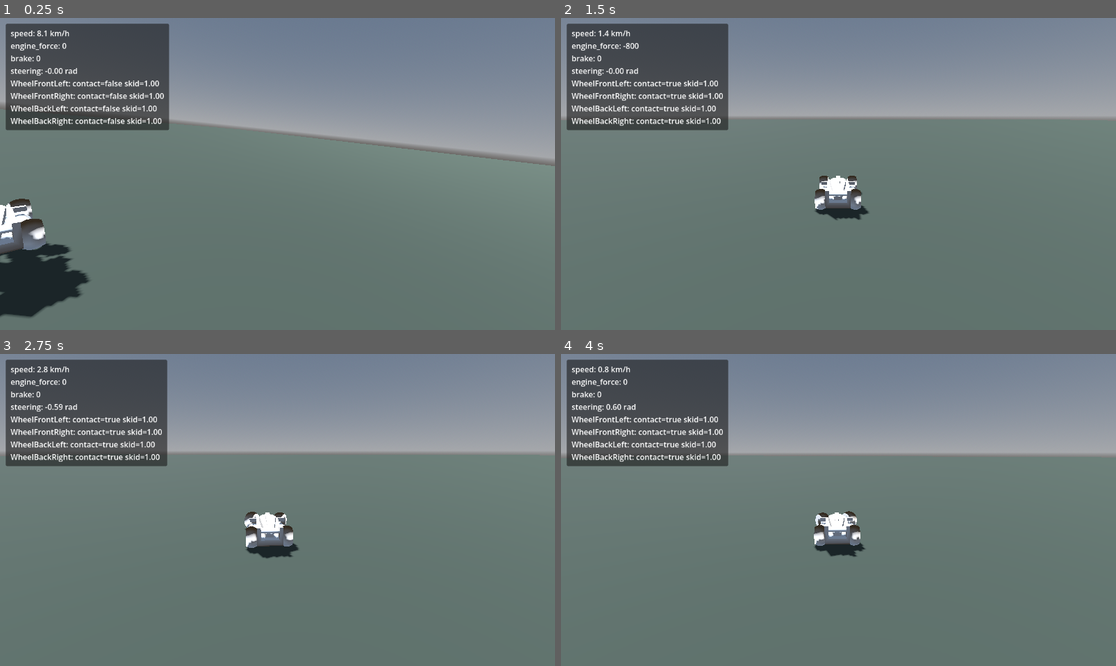
Above: before the commit, frames 1-4 (two rows, left to right).
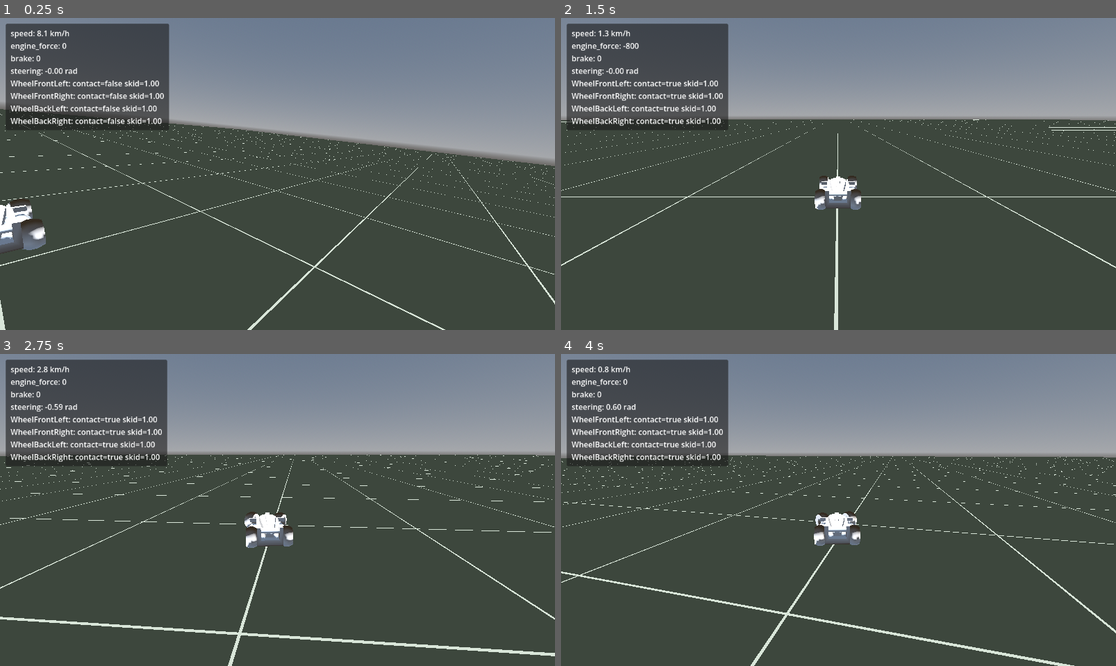
Above: after the commit, the same moments.

Repository: michael-baker-us/track-days
Game: Godot game, scene res://scenes/main.tscn
The game is run twice, just before and just after one commit, with the same random seed, the same clock (stepped at 60 frames per second) and the same inputs.
Inputs:
- Up to frame 1 (0.25 s): no input
- Up to frame 2 (1.5 s): hold D (steer_right) 0.53-1.28 s; hold S (brake) from 1.28 s (still down)
- Up to frame 3 (2.75 s): release S (brake) at 2.03 s; hold D (steer_right) from 2.03 s (still down)
- Up to frame 4 (4 s): release D (steer_right) at 2.78 s; hold W (accelerate) 2.78-3.53 s; hold A (steer_left) from 3.53 s (still down)

The runs differ from the first frame. In frame 1, 60% of the frame differs, in the area x 0-100%, y 29-100%; in frame 2, 66%; in frame 3, 66%, in the area x 0-100%, y 32-100%; in frame 4, 66%.

Commit message:
Tune suspension damping and add ground grid for speed cues
Bumping suspension_stiffness earlier (to fix the car not moving) made
the suspension underdamped relative to its own default damping, so
lateral load transfer during turns produced visible vertical bounce.
Isolated the effect with a headless test that settles the car, then
measures vertical velocity oscillation only after steering input is
applied (measuring from spawn conflated bounce with the initial drop
transient). damping_compression 0.83->0.9 and damping_relaxation
0.88->0.95 cut peak post-turn vertical velocity from 0.20 to 0.17 and
oscillation cycles from 2 to 1.

Also replaced the flat gray ground material with a small unshaded grid
shader (assets/shaders/ground_grid.gdshader, 5m lines) so speed and
motion are easier to judge by eye while driving.

Diff:
--- /dev/null
+++ b/assets/shaders/ground_grid.gdshader
@@ -0,0 +1,19 @@
+shader_type spatial;
+render_mode unshaded, cull_back;
+
+uniform float grid_size = 5.0;
+uniform float line_width = 0.05;
+uniform vec3 base_color : source_color = vec3(0.24, 0.28, 0.24);
+uniform vec3 line_color : source_color = vec3(0.85, 0.9, 0.85);
+
+varying vec3 world_pos;
+
+void vertex() {
+	world_pos = (MODEL_MATRIX * vec4(VERTEX, 1.0)).xyz;
+}
+
+void fragment() {
+	vec2 grid_uv = mod(world_pos.xz, grid_size);
+	float line = step(grid_uv.x, line_width) + step(grid_uv.y, line_width);
+	ALBEDO = mix(base_color, line_color, clamp(line, 0.0, 1.0));
+}
--- a/scenes/car/car.tscn
+++ b/scenes/car/car.tscn
@@ -202,6 +202,8 @@
 suspension_travel = 0.2
 suspension_stiffness = 60.0
 suspension_max_force = 12000.0
+damping_compression = 0.9
+damping_relaxation = 0.95
 
 [node name="wheel-front-left" type="MeshInstance3D" parent="WheelFrontLeft" unique_id=1244607608]
 mesh = SubResource("ArrayMesh_vp2fj")
@@ -214,6 +216,8 @@
 suspension_travel = 0.2
 suspension_stiffness = 60.0
 suspension_max_force = 12000.0
+damping_compression = 0.9
+damping_relaxation = 0.95
 
 [node name="wheel-front-right" type="MeshInstance3D" parent="WheelFrontRight" unique_id=160649711]
 mesh = SubResource("ArrayMesh_vf27a")
@@ -226,6 +230,8 @@
 suspension_travel = 0.2
 suspension_stiffness = 60.0
 suspension_max_force = 12000.0
+damping_compression = 0.9
+damping_relaxation = 0.95
 
 [node name="wheel-back-left" type="MeshInstance3D" parent="WheelBackLeft" unique_id=392733789]
 mesh = SubResource("ArrayMesh_umhrx")
@@ -238,6 +244,8 @@
 suspension_travel = 0.2
 suspension_stiffness = 60.0
 suspension_max_force = 12000.0
+damping_compression = 0.9
+damping_relaxation = 0.95
 
 [node name="wheel-back-right" type="MeshInstance3D" parent="WheelBackRight" unique_id=1159285155]
 mesh = SubResource("ArrayMesh_nrwvs")
--- a/scenes/track/track_01.tscn
+++ b/scenes/track/track_01.tscn
@@ -1,10 +1,16 @@
 [gd_scene format=3]
 
-[sub_resource type="StandardMaterial3D" id="StandardMaterial3D_xbr40"]
-albedo_color = Color(0.28, 0.32, 0.28, 1)
+[ext_resource type="Shader" path="res://assets/shaders/ground_grid.gdshader" id="1_grid"]
+
+[sub_resource type="ShaderMaterial" id="ShaderMaterial_xbr40"]
+shader = ExtResource("1_grid")
+shader_parameter/grid_size = 5.0
+shader_parameter/line_width = 0.05
+shader_parameter/base_color = Color(0.24, 0.28, 0.24, 1)
+shader_parameter/line_color = Color(0.85, 0.9, 0.85, 1)
 
 [sub_resource type="PlaneMesh" id="PlaneMesh_tmivk"]
-material = SubResource("StandardMaterial3D_xbr40")
+material = SubResource("ShaderMaterial_xbr40")
 size = Vector2(300, 300)
 
 [sub_resource type="BoxShape3D" id="BoxShape3D_b0kff"]
Not shown, added: assets/shaders/ground_grid.gdshader.uid
